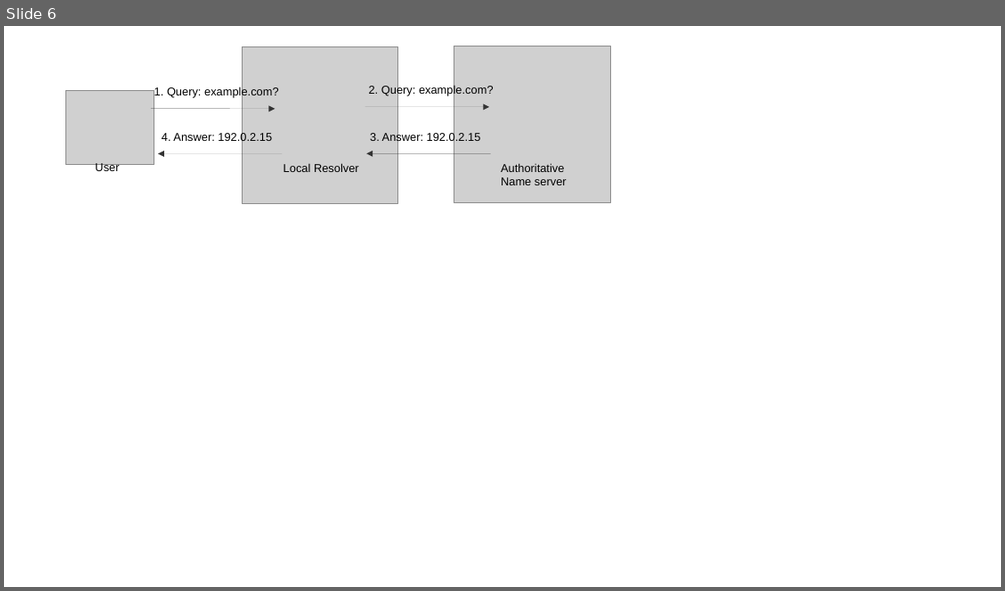
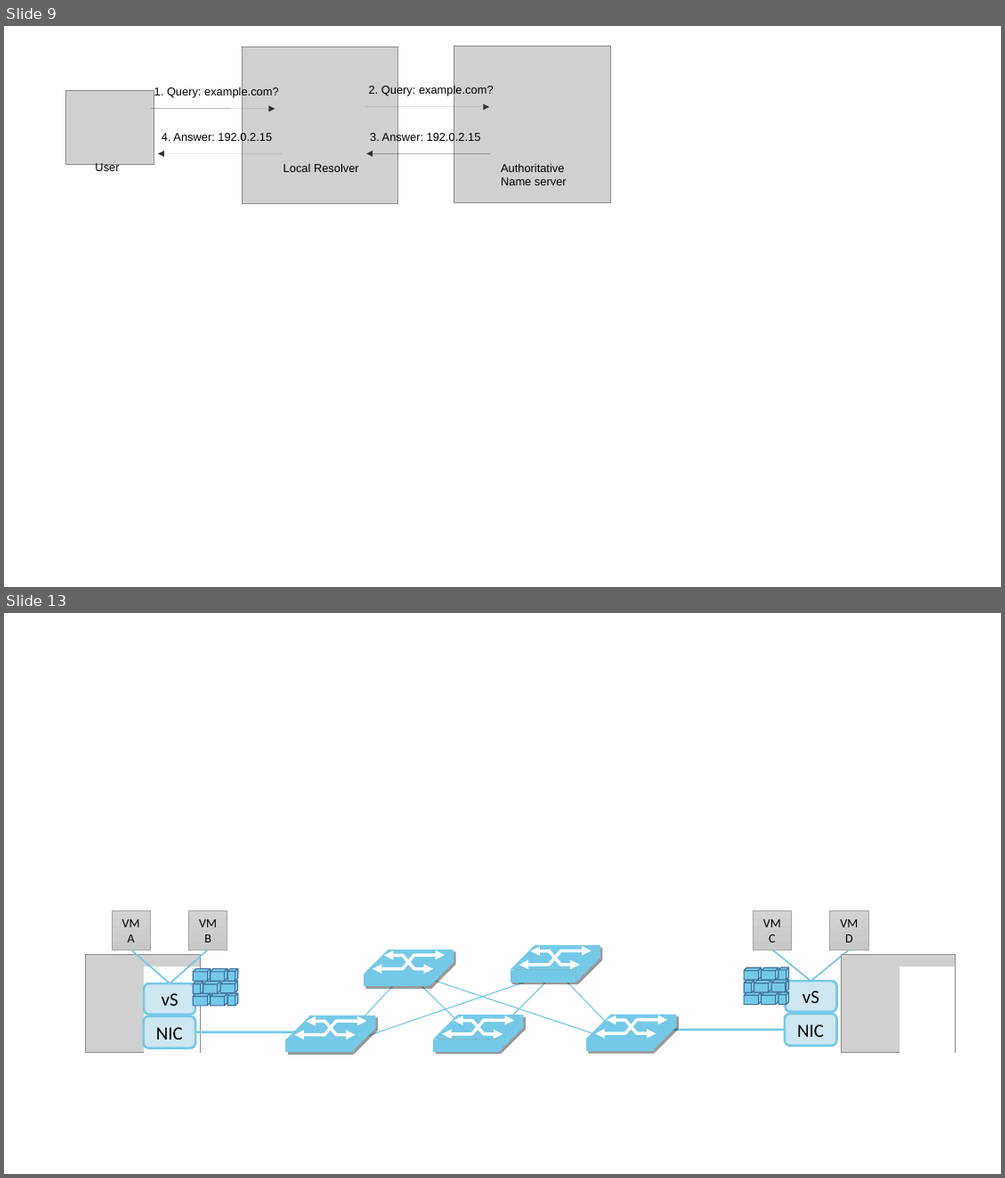
Before and after one commit to SystemsApproach/security, a slide deck: figures/SecurityFigs.odp. Shown one above the other, each under a label of ours: slide 6 before the commit, slides 9 and 13 after it; the slides between them are not shown. The pictures are 1005x591 and 1005x1178 pixels, drawn with LibreOffice and Linux fonts; fonts in the diff are those of the drawing; grey boxes stand for pictures. Boxes give left, top, right and bottom in pixels: in the first picture for what was removed or moved away, otherwise in the second. Text is boxed around its words. In the diff, an @@ line names an element or a change of style, - is before the commit and + after.

```diff
--- a/figures/SecurityFigs.odp
+++ b/figures/SecurityFigs.odp
@@ slide 13 added at (4, 613, 1001, 1174), background #FFFFFF @@
@@ freeform shape added at (112, 911, 150, 949), fill gradient #D2D2D2 to #C8C8C8, outline #A5A5A5 0.51 pt, 12 pt, text #000000 @@
+VMA
@@ freeform shape added at (189, 911, 226, 949), fill gradient #D2D2D2 to #C8C8C8, outline #A5A5A5 0.51 pt, 12 pt, text #000000 @@
+VM B
@@ freeform shape added at (753, 911, 792, 949), fill gradient #D2D2D2 to #C8C8C8, outline #A5A5A5 0.51 pt, 12 pt, text #000000 @@
+VM C
@@ freeform shape added at (830, 911, 868, 949), fill gradient #D2D2D2 to #C8C8C8, outline #A5A5A5 0.51 pt, 12 pt, text #000000 @@
+VM D
@@ picture added at (86, 955, 200, 1053) @@
@@ line added from (170, 983) to (131, 949), #75C9E8 1.5 pt @@
@@ line added from (170, 983) to (208, 949), #75C9E8 1.5 pt @@
@@ group added at (364, 949, 454, 986): 4 arrows, 2 lines, 1 freeform shape @@
@@ group added at (510, 945, 600, 981): 4 arrows, 2 lines, 1 freeform shape @@
@@ line added from (811, 981) to (772, 949), #75C9E8 1.5 pt @@
@@ line added from (811, 981) to (849, 949), #75C9E8 1.5 pt @@
@@ picture added at (841, 955, 955, 1053) @@
@@ freeform shape added at (144, 983, 195, 1013), fill #CFE7F1, outline #75C9E8 2.24 pt, 18 pt, text #000000 @@
+vS
@@ freeform shape added at (145, 966, 199, 1052), fill #FFFFFF, outline #FFFFFF 0.99 pt @@
@@ group added at (194, 968, 238, 1005): 9 freeform shapes @@
@@ line added from (406, 971) to (336, 1046), #75C9E8 0.99 pt @@
@@ line added from (336, 1046) to (557, 971), #75C9E8 0.99 pt @@
@@ line added from (406, 971) to (483, 1046), #75C9E8 0.99 pt @@
@@ line added from (406, 971) to (629, 1046), #75C9E8 0.99 pt @@
@@ line added from (557, 971) to (483, 1046), #75C9E8 0.99 pt @@
@@ line added from (557, 971) to (629, 1046), #75C9E8 0.99 pt @@
@@ group added at (744, 967, 789, 1004): 9 freeform shapes @@
@@ freeform shape added at (785, 981, 837, 1012), fill #CFE7F1, outline #75C9E8 2.24 pt, 18 pt, text #000000 @@
+vS
@@ freeform shape added at (900, 966, 955, 1052), fill #FFFFFF, outline #FFFFFF 0.99 pt @@
@@ freeform shape added at (143, 1016, 195, 1048), fill #CFE7F1, outline #75C9E8 2.24 pt, 18 pt, text #000000 @@
+NIC
@@ line added from (195, 1032) to (306, 1032), #75C9E8 2.24 pt @@
@@ group added at (286, 1015, 376, 1052): 4 arrows, 2 lines, 1 freeform shape @@
@@ group added at (433, 1014, 524, 1051): 4 arrows, 2 lines, 1 freeform shape @@
@@ group added at (587, 1014, 677, 1051): 4 arrows, 2 lines, 1 freeform shape @@
@@ line added from (666, 1030) to (785, 1030), #75C9E8 2.24 pt @@
@@ freeform shape added at (785, 1013, 837, 1046), fill #CFE7F1, outline #75C9E8 2.24 pt, 18 pt, text #000000 @@
+NIC
@@ what was slide 6 is now slide 9 @@
```
Also in this commit, not shown: 8 slides changed, 2 other slides added, 16 other files.
